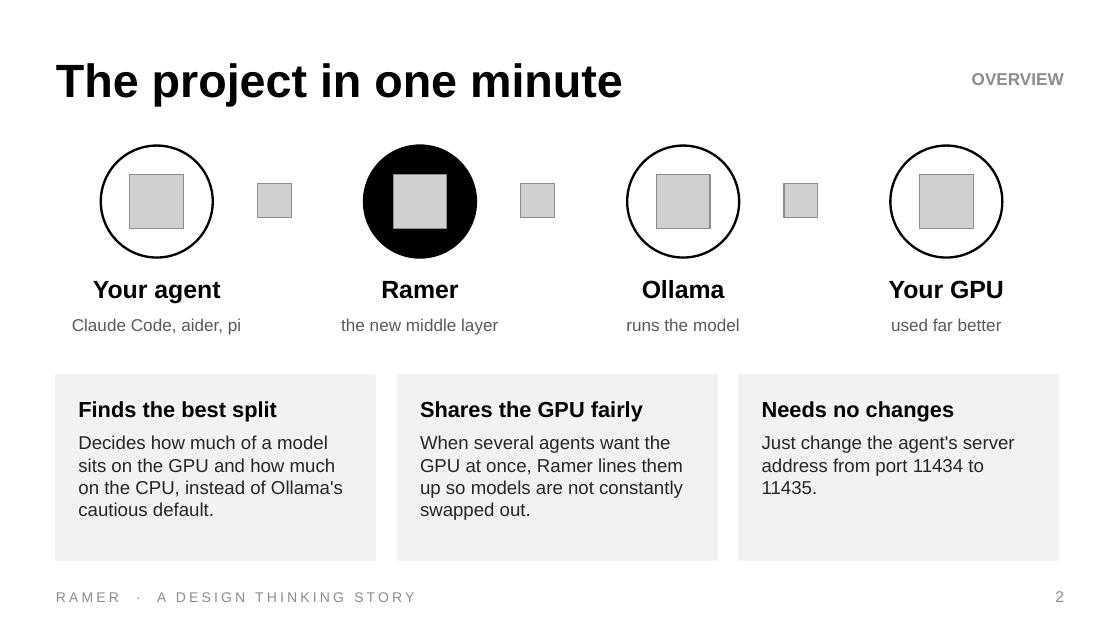
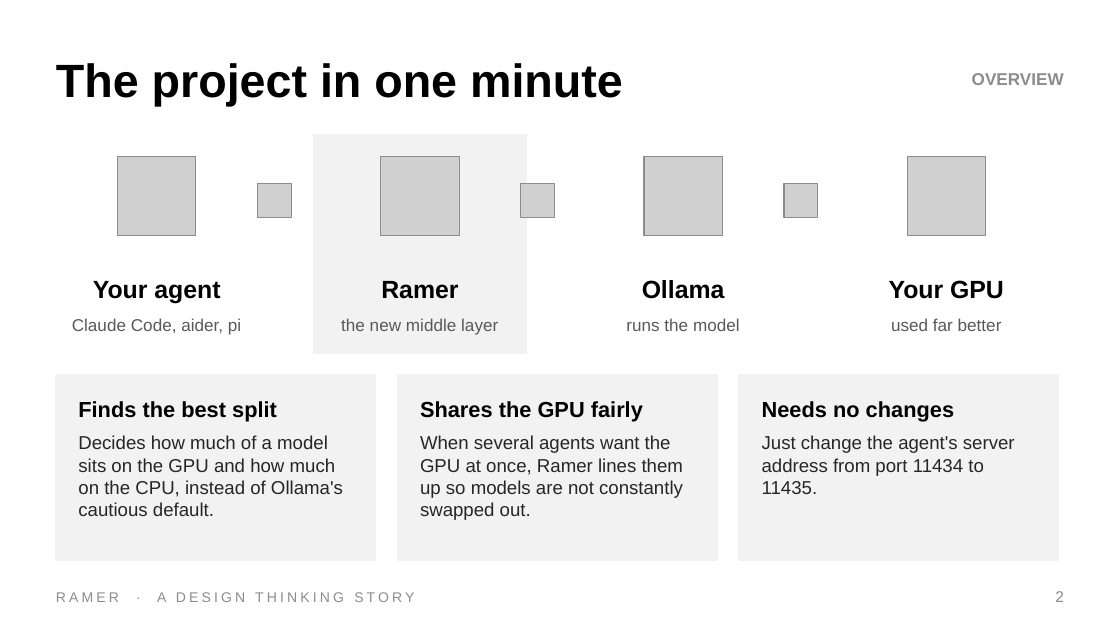
Before and after one commit to DrNeel11/tvarin, a slide deck: slide 2 of docs/Ramer_Design_Thinking.pptx. Drawn at 1120x630 pixels with LibreOffice and Linux fonts; fonts in the diff are those of the drawing; grey boxes stand for pictures. Boxes give left, top, right and bottom in pixels: in the first picture for what was removed or moved away, otherwise in the second. Text is boxed around its words. In the diff, an @@ line names an element or a change of style, - is before the commit and + after.

```diff
--- a/docs/Ramer_Design_Thinking.pptx
+++ b/docs/Ramer_Design_Thinking.pptx
@@ ellipse removed at [101, 146, 213, 258] @@
@@ rectangle added at [314, 134, 526, 353], fill #F2F2F2, outline #F2F2F2 1 pt @@
@@ ellipse removed at [364, 146, 476, 258] @@
@@ ellipse removed at [627, 146, 739, 258] @@
@@ ellipse removed at [890, 146, 1002, 258] @@
@@ picture: place and size @@
-picture at [130, 175, 184, 228]
+picture at [118, 157, 196, 235]
@@ picture added at [381, 157, 459, 235] @@
@@ picture removed at [393, 175, 447, 228] @@
@@ picture: place and size @@
-picture at [656, 175, 710, 228]
+picture at [644, 157, 722, 235]
@@ picture: place and size @@
-picture at [920, 175, 973, 228]
+picture at [907, 157, 986, 235]
```
Also in this commit, not shown: 14 other slides changed.
